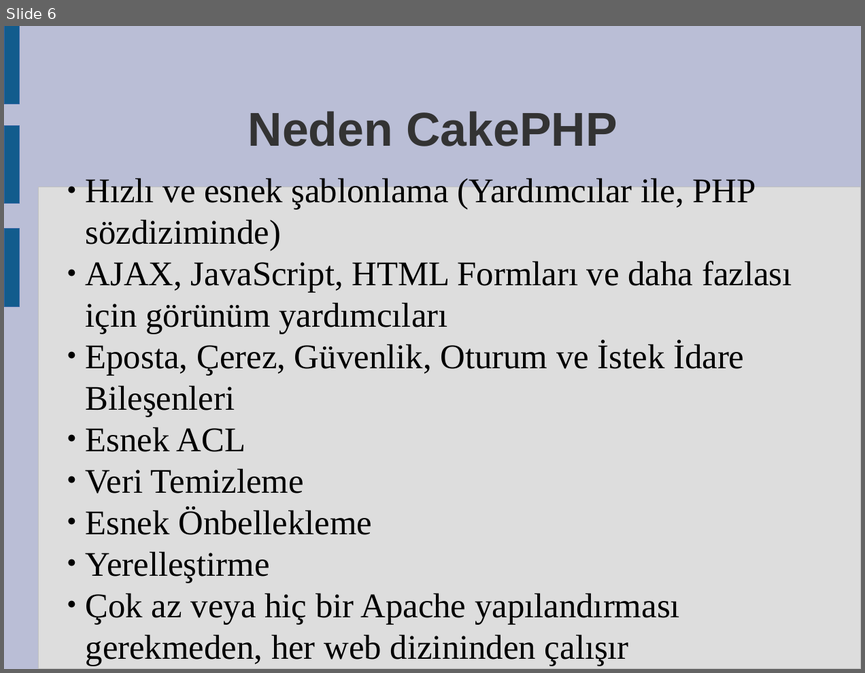
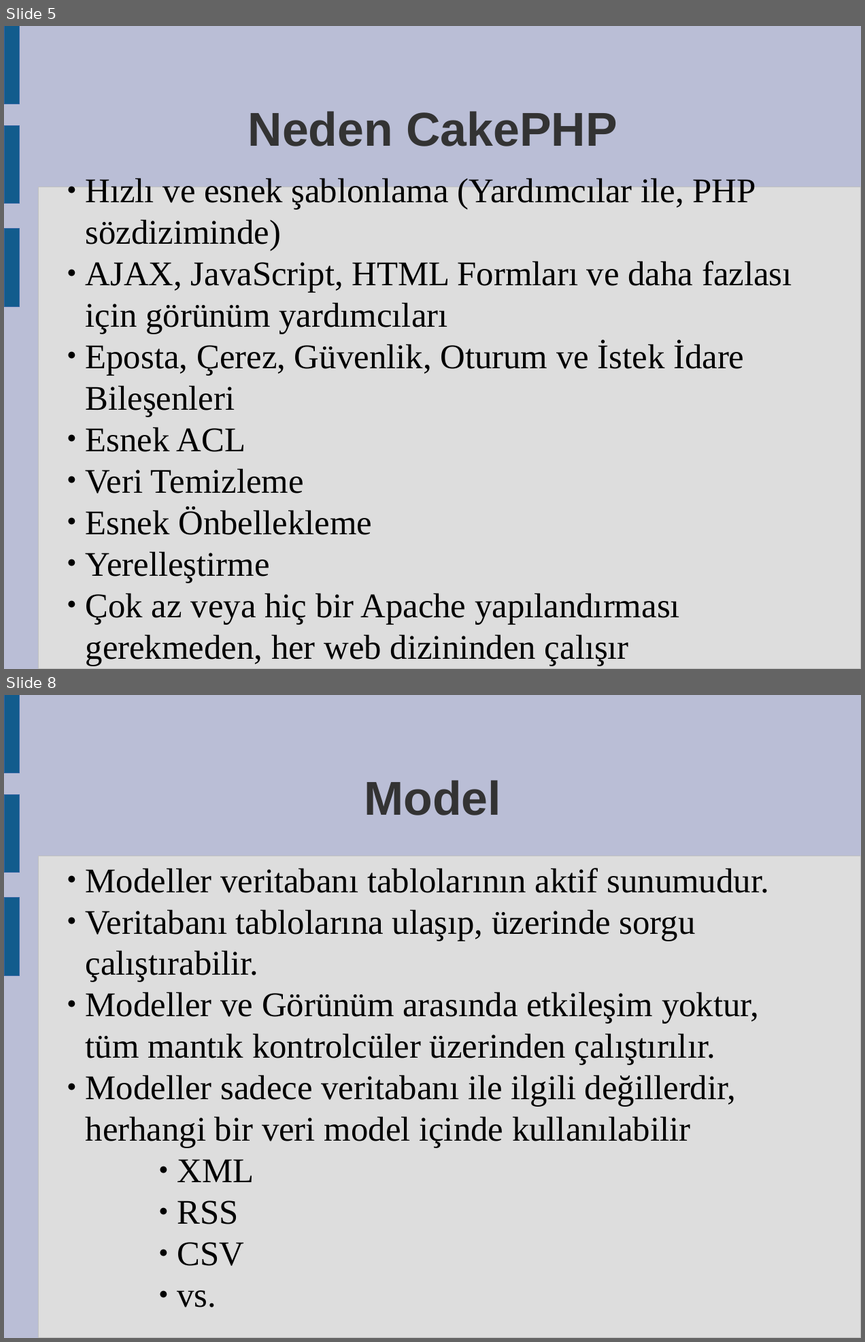
Before and after one commit to askin/misc, a slide deck: intern/cakephp/cakephp.odp. Shown one above the other, each under a label of ours: slide 6 before the commit, slides 5 and 8 after it; the slides between them are not shown. The pictures are 865x673 and 865x1342 pixels, drawn with LibreOffice and Linux fonts; fonts in the diff are those of the drawing. Boxes give left, top, right and bottom in pixels: in the first picture for what was removed or moved away, otherwise in the second. Text is boxed around its words. In the diff, an @@ line names an element or a change of style, - is before the commit and + after.

```diff
--- a/intern/cakephp/cakephp.odp
+++ b/intern/cakephp/cakephp.odp
@@ slide 8 added at (4,695,861,1338), background #BABED6; not listed: 4 template elements that a slide beside it also shows @@
@@ title added at (364,780,502,815), 44 pt, text #333333, bold @@
+Model
@@ subtitle added at (86,868,769,1307), 32 pt, text #000000 @@
+● Modeller veritabanı tablolarının aktif sunumudur.
+● Veritabanı tablolarına ulaşıp, üzerinde sorgu çalıştırabilir.
+● Modeller ve Görünüm arasında etkileşim yoktur, tüm mantık kontrolcüler üzerinden çalıştırılır.
+● Modeller sadece veritabanı ile ilgili değillerdir, herhangi bir veri model içinde kullanılabilir
+          ● XML
+          ● RSS
+          ● CSV
+          ● vs.
@@ what was slide 6 is now slide 5 @@
```
Also in this commit, not shown: 1 slide changed, 3 other slides added.
